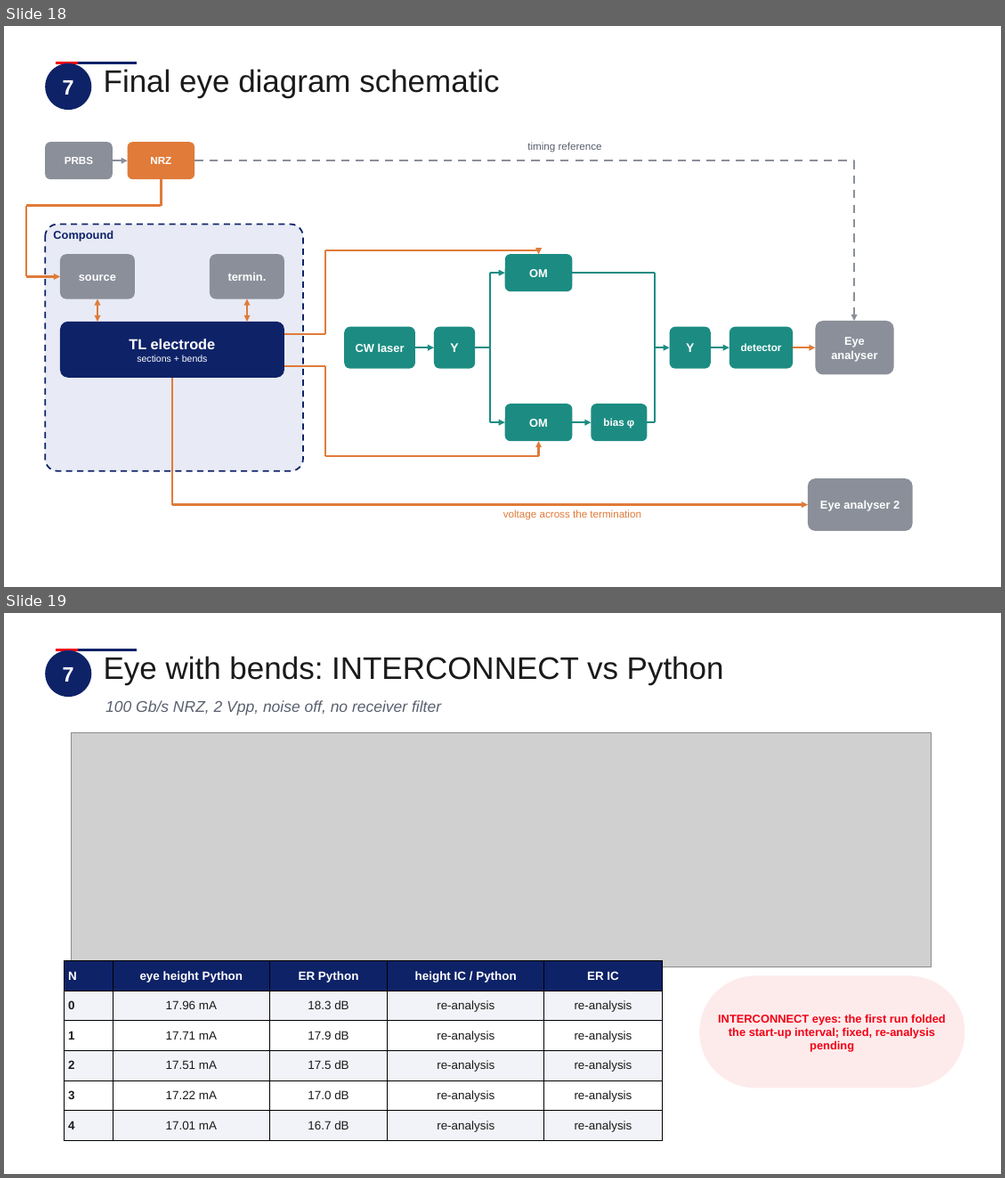
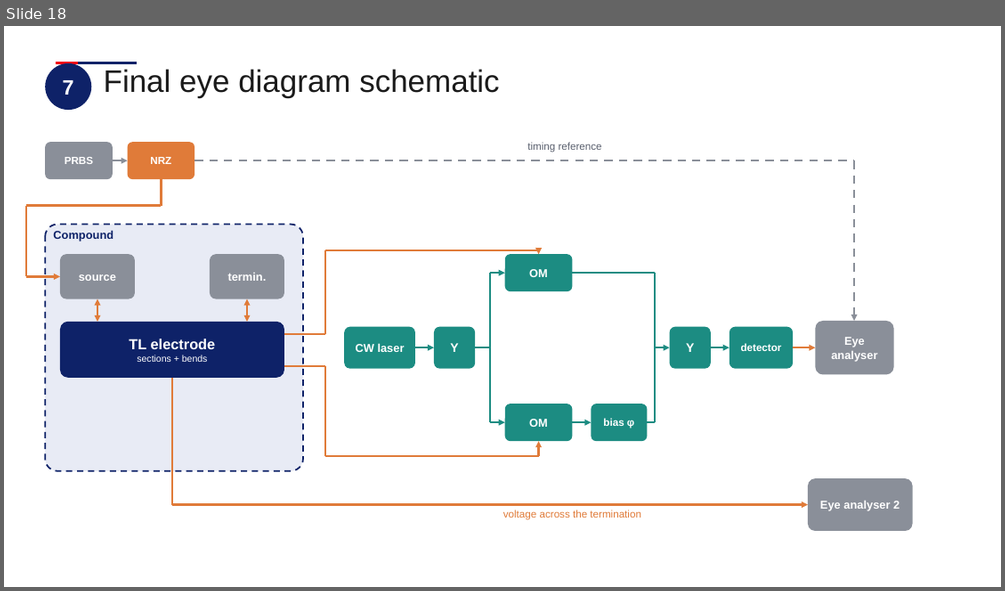
Before and after one commit to andreimuresian/claude, a slide deck: docs/Bends_in_INTERCONNECT.pptx. Shown one above the other, each under a label of ours: slides 18 and 19 before the commit, slide 18 after it. The pictures are 1005x1178 and 1005x591 pixels, drawn with LibreOffice and Linux fonts; fonts in the diff are those of the drawing; grey boxes stand for pictures; background and template pictures are left out. Boxes give left, top, right and bottom in pixels: in the first picture for what was removed or moved away, otherwise in the second. Text is boxed around its words. In the diff, an @@ line names an element or a change of style, - is before the commit and + after.

```diff
--- a/docs/Bends_in_INTERCONNECT.pptx
+++ b/docs/Bends_in_INTERCONNECT.pptx
@@ slide 19 removed at (4,613,1001,1174), background #FFFFFF; not listed: 2 template elements that a slide beside it also shows @@
@@ ellipse removed at (45,650,91,697) @@
-7
@@ text removed at (104,656,724,685) @@
-Eye with bends: INTERCONNECT vs Python
@@ text removed at (105,700,441,715) @@
-100 Gb/s NRZ, 2 Vpp, noise off, no receiver filter
@@ picture removed at (72,732,931,967) @@
@@ table removed at (64,961,662,1140), 6 rows, 5 columns @@
-N | eye height Python | ER Python | height IC / Python | ER IC
-0 | 17.96 mA | 18.3 dB | re-analysis | re-analysis
-1 | 17.71 mA | 17.9 dB | re-analysis | re-analysis
-2 | 17.51 mA | 17.5 dB | re-analysis | re-analysis
-3 | 17.22 mA | 17.0 dB | re-analysis | re-analysis
-4 | 17.01 mA | 16.7 dB | re-analysis | re-analysis
@@ rounded rectangle removed at (699,976,965,1088) @@
-INTERCONNECT eyes: the first run folded the start-up interval; fixed, re-analysis pending
```
Also in this commit, not shown: 1 slide changed, 1 slide added, 1 other file.
